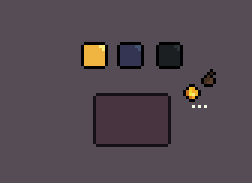
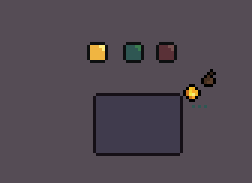
Before/after of a 252px x 183px layered artwork. What changed in the layer stack:
painted on "UIMiniMapMarkerStart.png" over [192, 105, 207, 108]
painted on "UIMiniMapRoom0.png" over [81, 42, 108, 69]
painted on "UIMiniMapRoom1.png" over [117, 42, 144, 69]
painted on "UIMiniMapRoom2.png" over [156, 42, 183, 69]
painted on "UIMiniMapContainer.png" over [93, 93, 183, 156]
